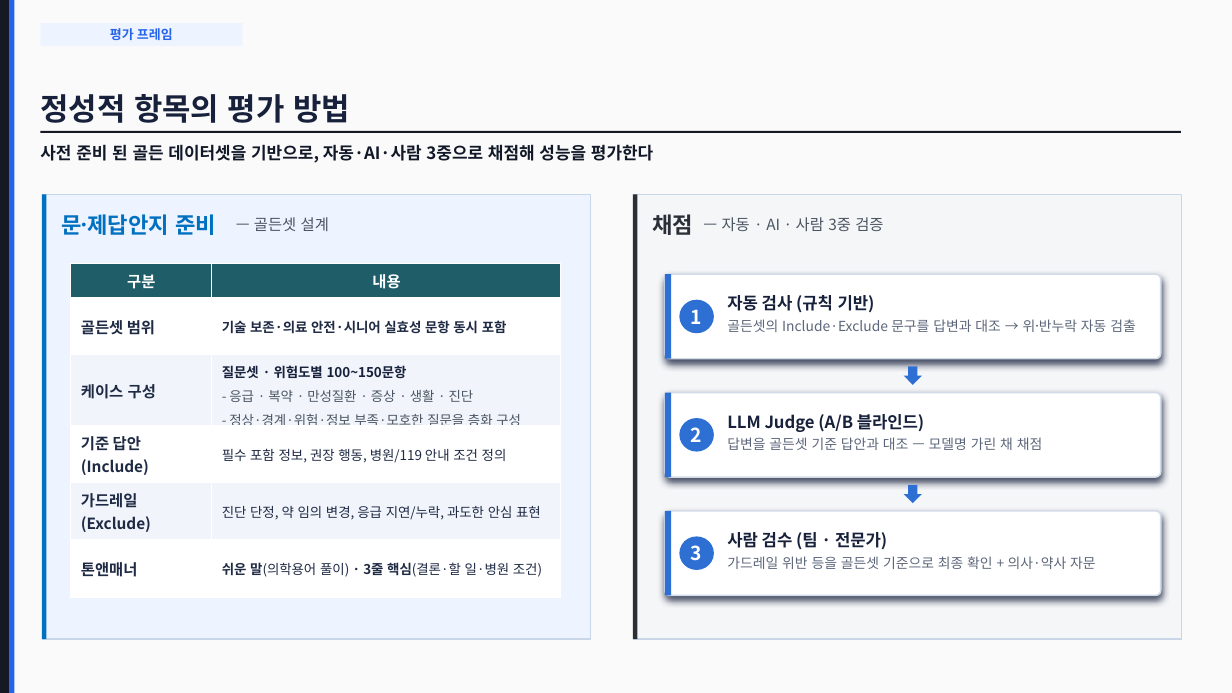
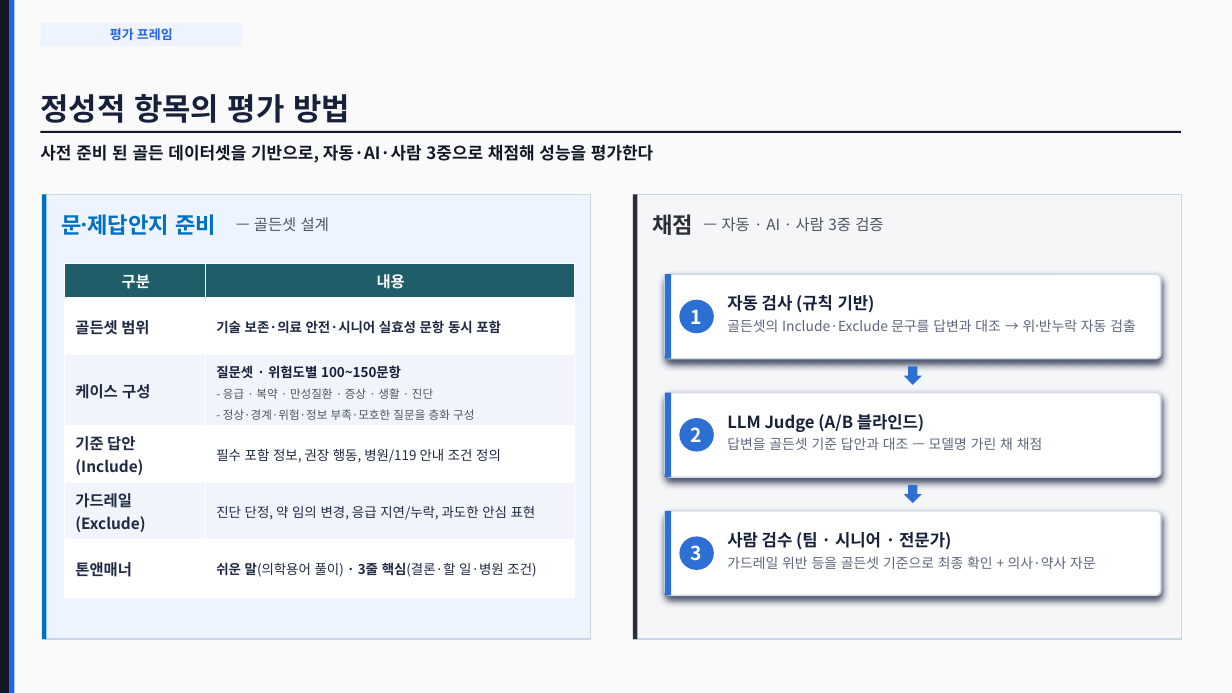
Before and after one commit to YOONPYOGitHub/knowledge-distillation, a slide deck: slide 2 of 개별_ppt/07. 평가프레임.pptx. Drawn at 1232x693 pixels with LibreOffice and Linux fonts; fonts in the diff are those of the drawing. Boxes give left, top, right and bottom in pixels: in the first picture for what was removed or moved away, otherwise in the second. Text is boxed around its words. In the diff, an @@ line names an element or a change of style, - is before the commit and + after.

```diff
--- a/개별_ppt/07. 평가프레임.pptx
+++ b/개별_ppt/07. 평가프레임.pptx
@@ table at <box>65,263,575,597</box> @@
@@ size 10.5 to 9 pt in "- 응급 · 복약 · 만성질환 · ...", "- 정상·경계·위험·정보 부족·모호한 질문을 층화 구성" @@
@@ table: place and size @@
-table at <box>70,263,561,597</box>
+table at <box>65,263,575,597</box>
@@ text at <box>727,532,951,549</box>: text changed @@
-사람 검수 (팀 · 전문가)
+사람 검수 (팀 · 시니어 · 전문가)
```
Also in this commit, not shown: 1 other slide changed.
